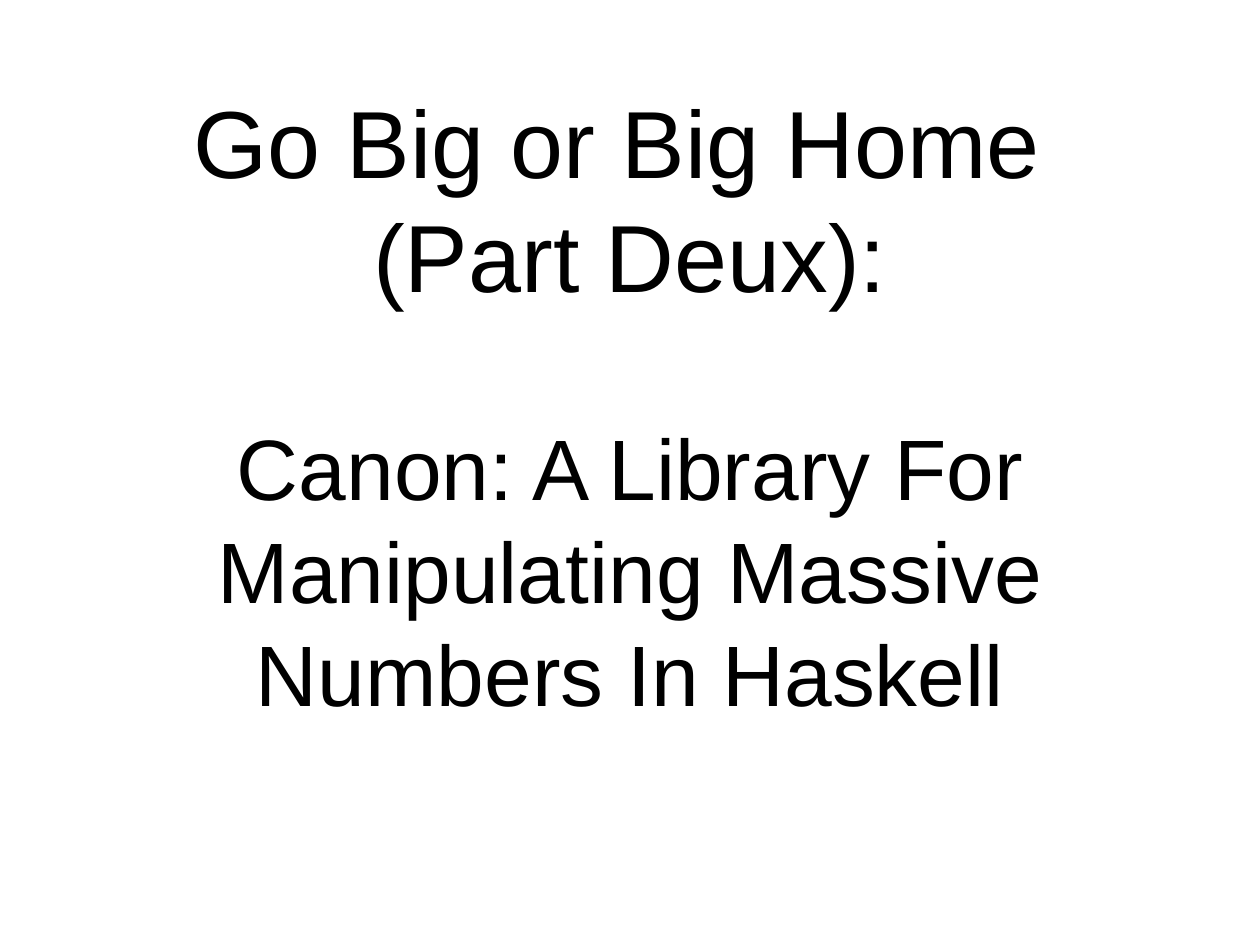
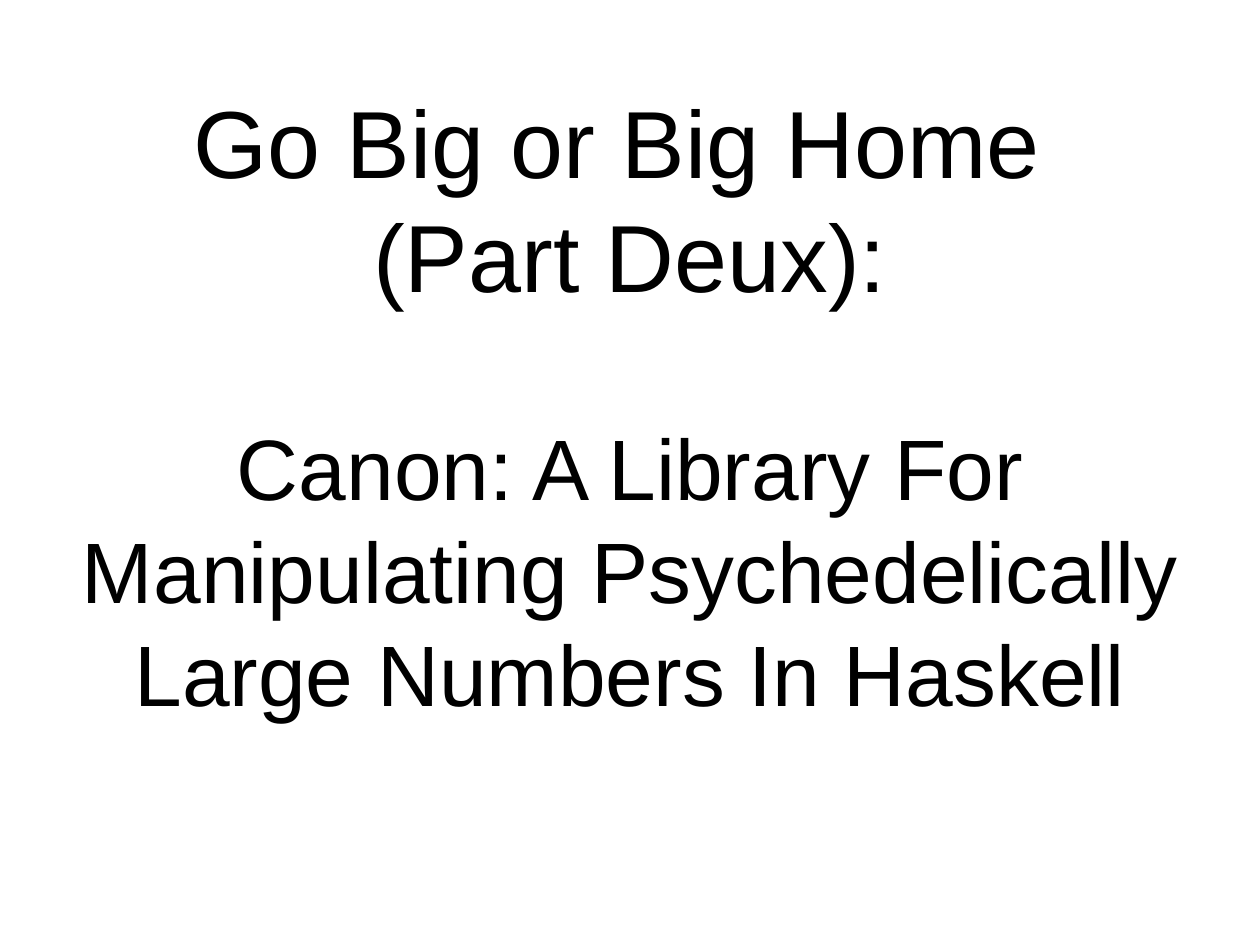
Before and after one commit to grandpascorpion/canon, a slide deck: slide 1 of goBigOrGoHome.odp. Drawn at 1260x945 pixels with LibreOffice and Linux fonts; fonts in the diff are those of the drawing. Boxes give left, top, right and bottom in pixels: in the first picture for what was removed or moved away, otherwise in the second. Text is boxed around its words. In the diff, an @@ line names an element or a change of style, - is before the commit and + after.

```diff
--- a/goBigOrGoHome.odp
+++ b/goBigOrGoHome.odp
@@ subtitle at <box>82,438,1178,722</box>: text changed @@
-Canon: A Library For Manipulating Massive Numbers In Haskell
+Canon: A Library For Manipulating Psychedelically Large Numbers In Haskell
```
Also in this commit, not shown: 17 other slides changed, 3 slides added.
